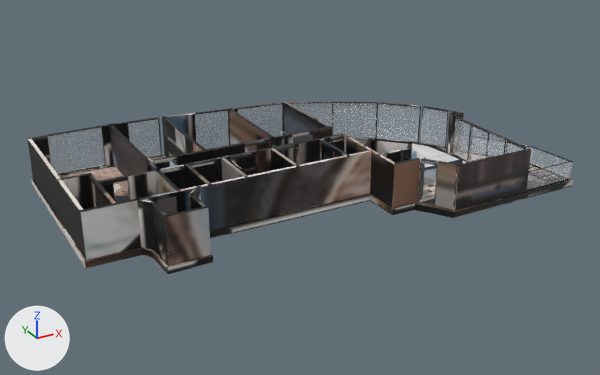
An edit to the glTF model akasya-3d/kent-17/model.glb, drawn before and after from the same camera.
Rendered twice from a camera (50 mm lens) standing at (-19.4, -35.1, 17.1) and looking at (-0.3, -0.4, -0.2). The lights are fixed; the arrows at lower left show +X, +Y and +Z. The picture after the commit comes second. Where no turn or scale is listed for an object, it has been applied to the vertices. Vertices at exactly the same position are counted once.
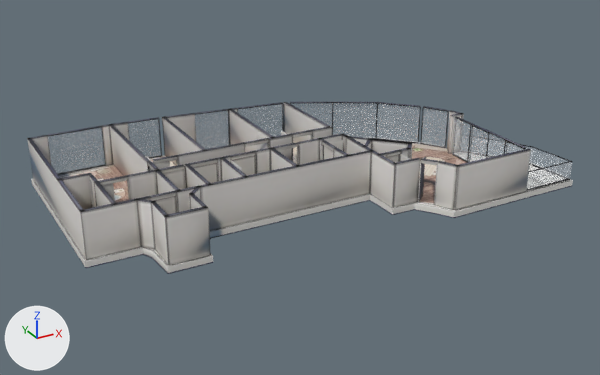
What differs and where, as boxes [x1, y1, x2, y2] in the pictures (600 x 375 px):
```json
{"object": "Mesh_0", "change": "surface changed", "before": [27, 102, 573, 274], "after": [27, 102, 573, 274], "on screen": "black to grey"}
{"part": 1, "of": "me_mesh_0", "change": "reshaped", "before": [32, 102, 572, 268], "after": [141, 149, 566, 248], "on screen": "mostly hidden"}
{"part": 2, "of": "me_mesh_0", "change": "surface changed", "before": [27, 102, 571, 274], "after": [27, 102, 571, 274], "on screen": "lighter"}
```

Scene script edits in JSON lines:
```json
{"block": "mat_baked", "where": "n3 = _N.new('ShaderNodeMapping'); n3.name = 'Mapping'"}
{"op": "set", "path": "n3.inputs[3].default_value", "old": "(15.95, 15.96, 1.0)", "new": "(15.93, 15.96, 1.0)", "note": "'Scale'"}
{"block": "me_mesh_0", "where": "# used by ob_mesh_0; location = (-12.36, 6.95, -0.36)"}
{"op": "remove", "block": "me_mesh_0", "code": "me_mesh_0.from_pydata(...)  # 4743 vertices, 8642 faces; spans x 0.0..24.8, y -14.0..0.0, z 0.0..2.6"}
{"op": "add", "block": "me_mesh_0", "code": "me_mesh_0.from_pydata(...)  # 4066 vertices, 7288 faces; spans x 0.0..24.8, y -14.0..0.0, z 0.0..2.6"}
{"block": "me_mesh_0", "change": "me_mesh_0 part 1: 32 vertices moved within x 1.7..21.6, y -13.8..-0.4, z 0.0..0.4; 677 vertices removed from x 0.0..21.6, y -13.9..-0.2, z 0.0..0.4"}
{"block": "me_mesh_0", "change": "me_mesh_0 part 2: 2280 kept faces spanning x 0.0..24.8, y -14.0..0.0, z 0.0..2.6 get new texture (UV) coordinates"}
```
